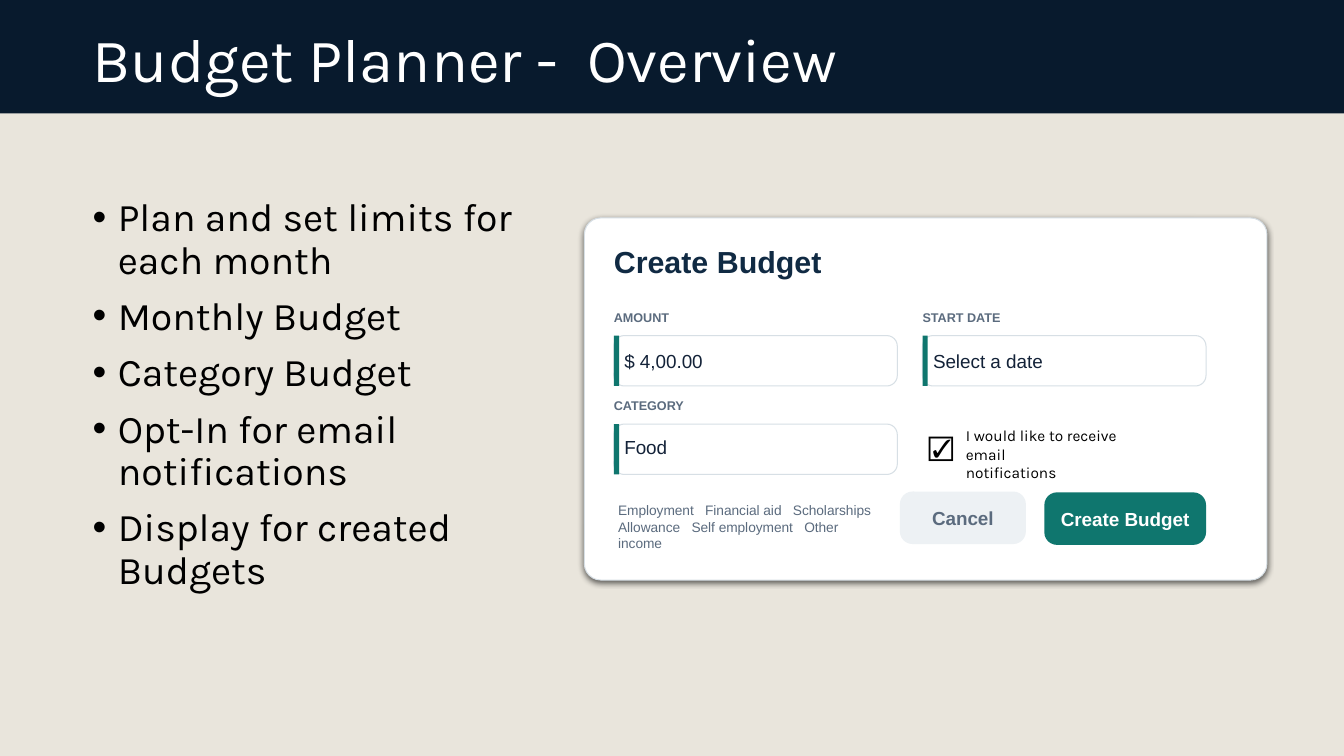
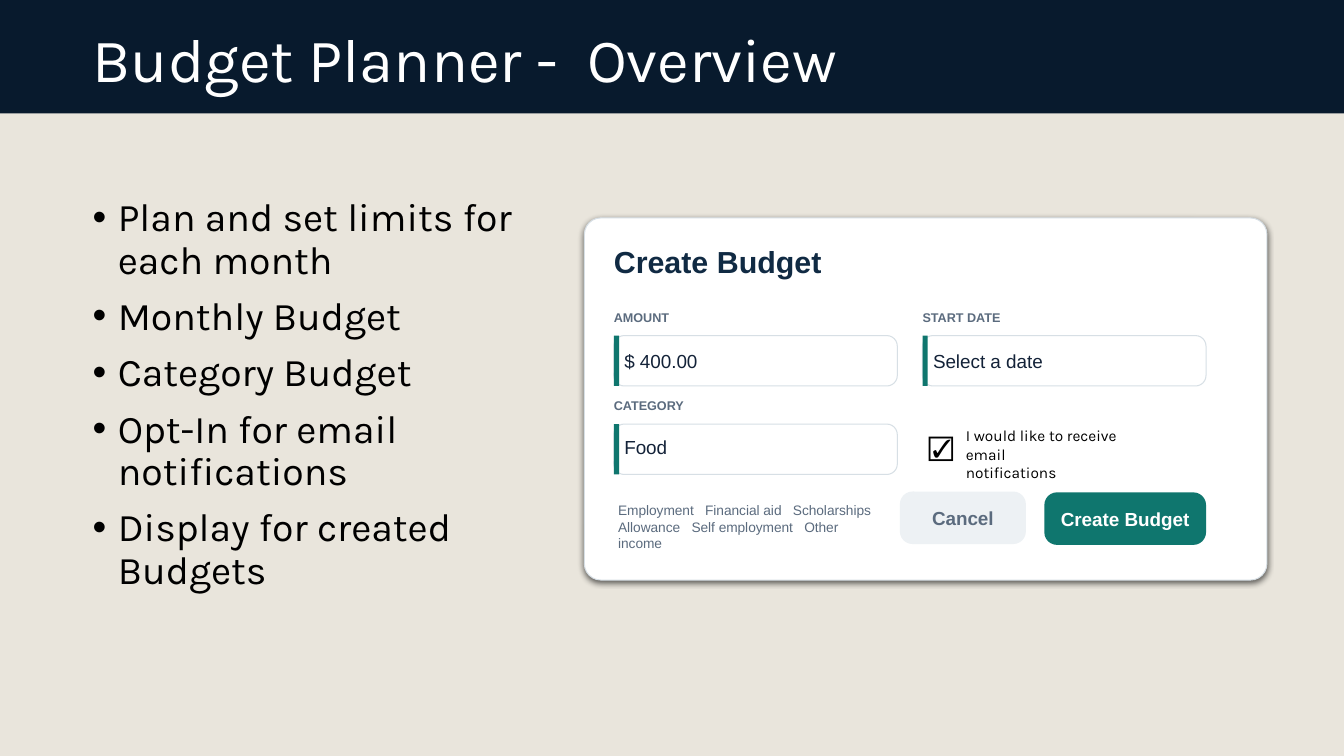
Before and after one commit to sdejesus1/Finora, a slide deck: slide 15 of Documentation/Requirements/Finora_Requirements.pptx. Drawn at 1344x756 pixels with LibreOffice and Linux fonts; fonts in the diff are those of the drawing; background and template pictures are left out. Boxes give left, top, right and bottom in pixels: in the first picture for what was removed or moved away, otherwise in the second. Text is boxed around its words. In the diff, an @@ line names an element or a change of style, - is before the commit and + after.

```diff
--- a/Documentation/Requirements/Finora_Requirements.pptx
+++ b/Documentation/Requirements/Finora_Requirements.pptx
@@ text at (640, 355, 698, 368): text changed @@
-$ 4,00.00
+$ 400.00
```
Also in this commit, not shown: 1 other file.
